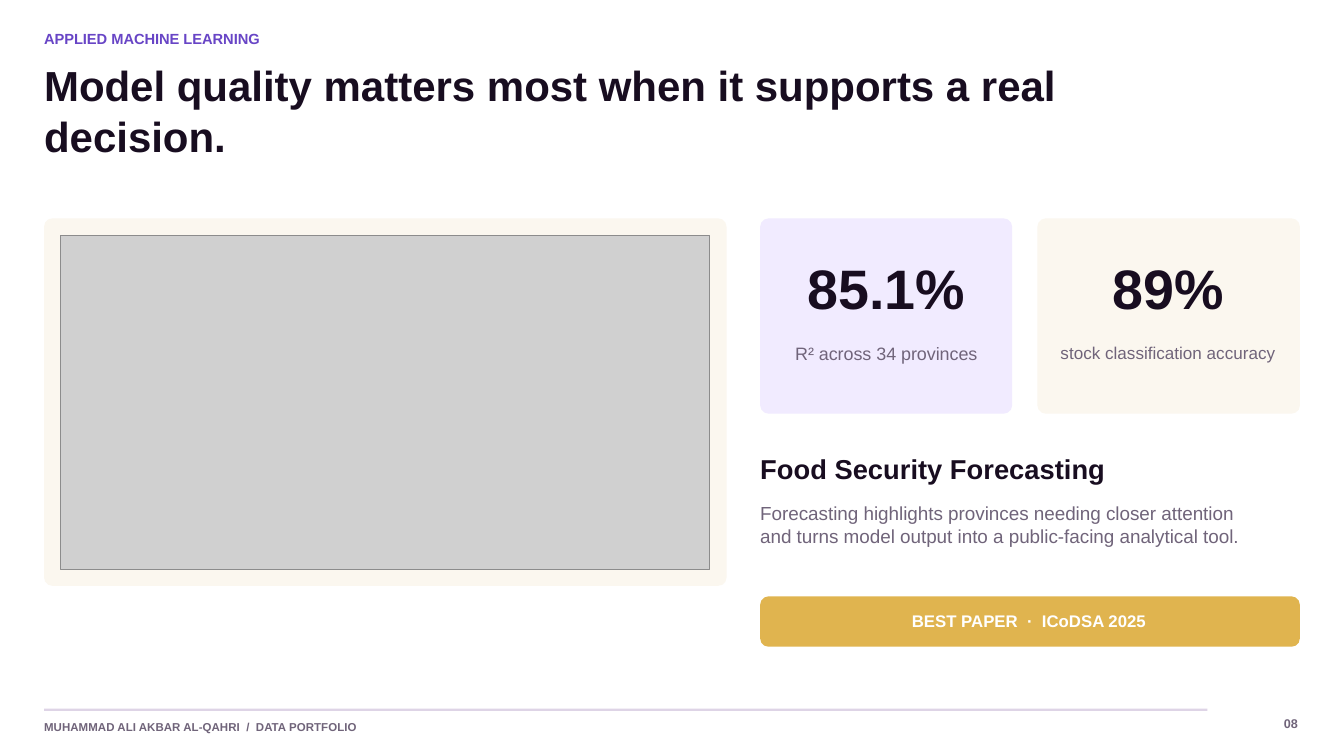
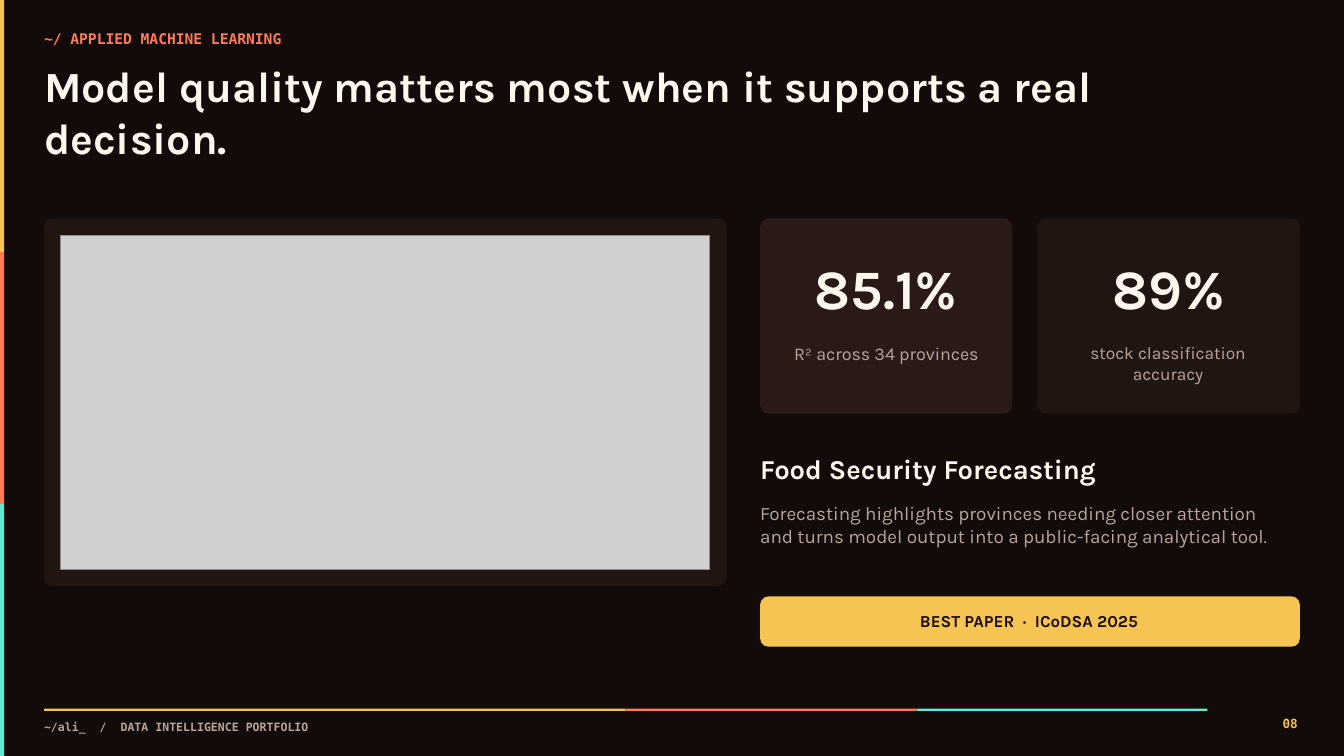
Before and after one commit to akbaralqahri/portofolio, a slide deck: slide 8 of outputs/Muhammad_Ali_Akbar_Al-Qahri_Portfolio.pptx. Drawn at 1344x756 pixels with LibreOffice and Linux fonts; fonts in the diff are those of the drawing; grey boxes stand for pictures. Boxes give left, top, right and bottom in pixels: in the first picture for what was removed or moved away, otherwise in the second. Text is boxed around its words. In the diff, an @@ line names an element or a change of style, - is before the commit and + after.

```diff
--- a/outputs/Muhammad_Ali_Akbar_Al-Qahri_Portfolio.pptx
+++ b/outputs/Muhammad_Ali_Akbar_Al-Qahri_Portfolio.pptx
@@ rectangle added at [0,0,1344,756], fill #120B0A @@
@@ rectangle added at [0,0,4,252], fill #F6C453 @@
@@ text "Model quality matters most when ..." at [44,71,1092,155]: size 30 to 30.7 pt, font Arial to Karla, text colour #180D20 to #FFF7ED @@
@@ text at [70,33,281,45]: text changed; font Arial to DejaVu Sans Mono; text colour #6845C6 to #FF7A59 @@
-APPLIED MACHINE LEARNING
+~/ APPLIED MACHINE LEARNING
@@ rounded rectangle at [44,219,727,587]: fill #FBF7EF to #211512 @@
@@ rounded rectangle at [760,219,1012,414]: fill #F1EBFF to #2A1A17 @@
@@ rounded rectangle at [1037,219,1300,414]: fill #FBF7EF to #211512 @@
@@ rectangle added at [0,252,4,504], fill #FF7A59 @@
@@ font Arial to Karla, text colour #180D20 to #FFF7ED in 3 elements at [815,272,957,310], [1112,272,1224,310], [760,459,1096,486] @@
@@ rectangle added at [0,504,4,756], fill #5EEAD4 @@
@@ font Arial to Karla, text colour #70647A to #B9A59B in 3 elements at [794,348,978,364], [1090,347,1246,384], [760,507,1267,548] @@
@@ rounded rectangle at [760,597,1300,647]: fill #E0B44F to #F6C453 @@
@@ text "BEST PAPER · ICoDSA 2025" at [920,616,1138,628]: font Arial to Karla, text colour #FFFFFF to #1A0D08 @@
@@ rectangle removed at [44,709,1208,711] @@
@@ rectangle added at [44,709,626,711], fill #F6C453 @@
@@ rectangle added at [626,709,918,711], fill #FF7A59 @@
@@ rectangle added at [917,709,1208,711], fill #5EEAD4 @@
@@ text "08" at [1283,718,1298,728]: font Arial to DejaVu Sans Mono, text colour #70647A to #F6C453 @@
@@ text at [44,722,309,734]: text changed; font Arial to DejaVu Sans Mono; text colour #70647A to #B9A59B @@
-MUHAMMAD ALI AKBAR AL-QAHRI / DATA PORTFOLIO
+~/ali_ / DATA INTELLIGENCE PORTFOLIO
```
Also in this commit, not shown: 10 other slides changed, 4 other files.
